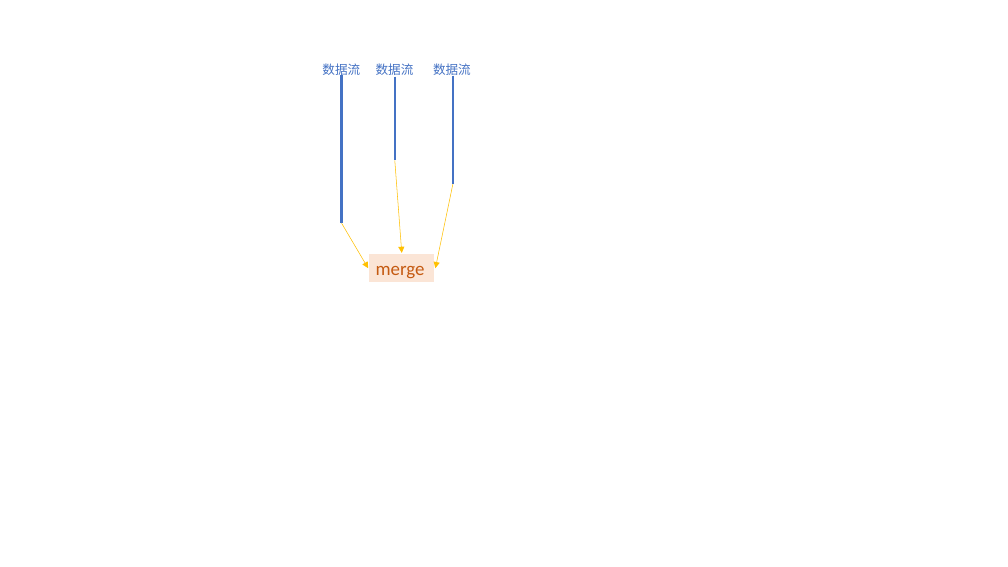
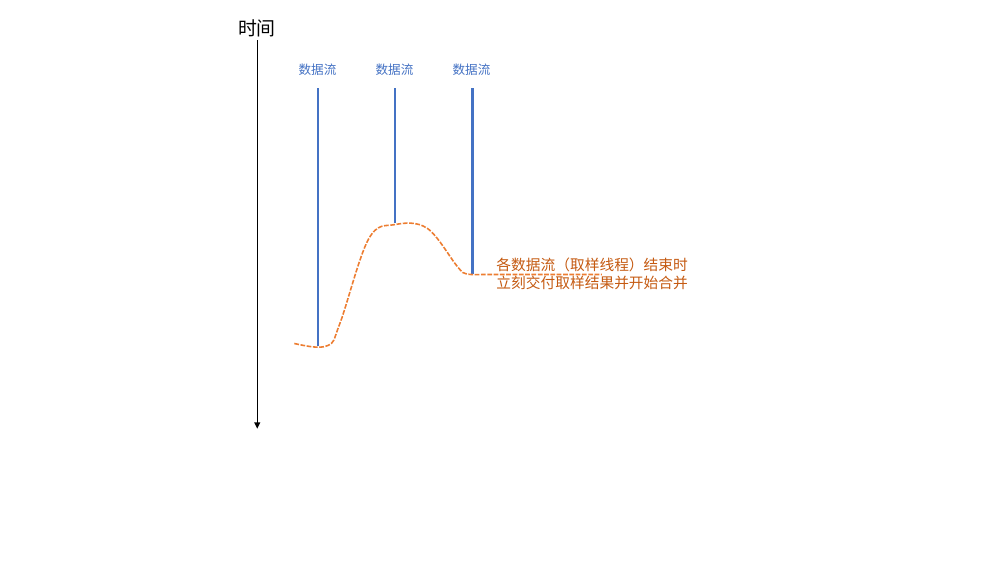
Before and after one commit to KittenBill/-, a slide deck: slide 2 of 论文写作/New Microsoft PowerPoint Presentation.pptx. Drawn at 1008x567 pixels with LibreOffice and Linux fonts; fonts in the diff are those of the drawing. Boxes give left, top, right and bottom in pixels: in the first picture for what was removed or moved away, otherwise in the second. Text is boxed around its words. In the diff, an @@ line names an element or a change of style, - is before the commit and + after.

```diff
--- a/论文写作/New Microsoft PowerPoint Presentation.pptx
+++ b/论文写作/New Microsoft PowerPoint Presentation.pptx
@@ text added at (238, 19, 276, 37), 18 pt, text #000000 @@
+时间
@@ arrow added from (257, 40) to (257, 429), #000000 0.5 pt @@
@@ text "数据流": place and size @@
-text "数据流" at (322, 63, 360, 78)
+text "数据流" at (299, 63, 337, 75)
@@ text "数据流": place and size @@
-text "数据流" at (433, 63, 471, 78)
+text "数据流" at (453, 63, 491, 75)
@@ line added from (318, 88) to (318, 346), #4472C4 2.25 pt @@
@@ line moved from (342, 76) - (342, 223) to (395, 88) - (395, 223) @@
@@ line removed from (395, 77) to (395, 160) @@
@@ line moved from (453, 76) - (453, 185) to (473, 88) - (473, 274) @@
@@ arrow removed from (395, 160) to (402, 253) @@
@@ arrow removed from (453, 185) to (436, 268) @@
@@ freeform shape added at (294, 223, 602, 347), outline #ED7D31 1.5 pt dashed @@
@@ arrow removed from (342, 223) to (368, 268) @@
@@ rectangle removed at (368, 253, 436, 284) @@
-merge
@@ text added at (496, 257, 687, 290), 14 pt, text #C55A11 @@
+各数据流（取样线程）结束时立刻交付取样结果并开始合并
```
Also in this commit, not shown: 2 other slides changed, 1 slide added, 8 other files.
